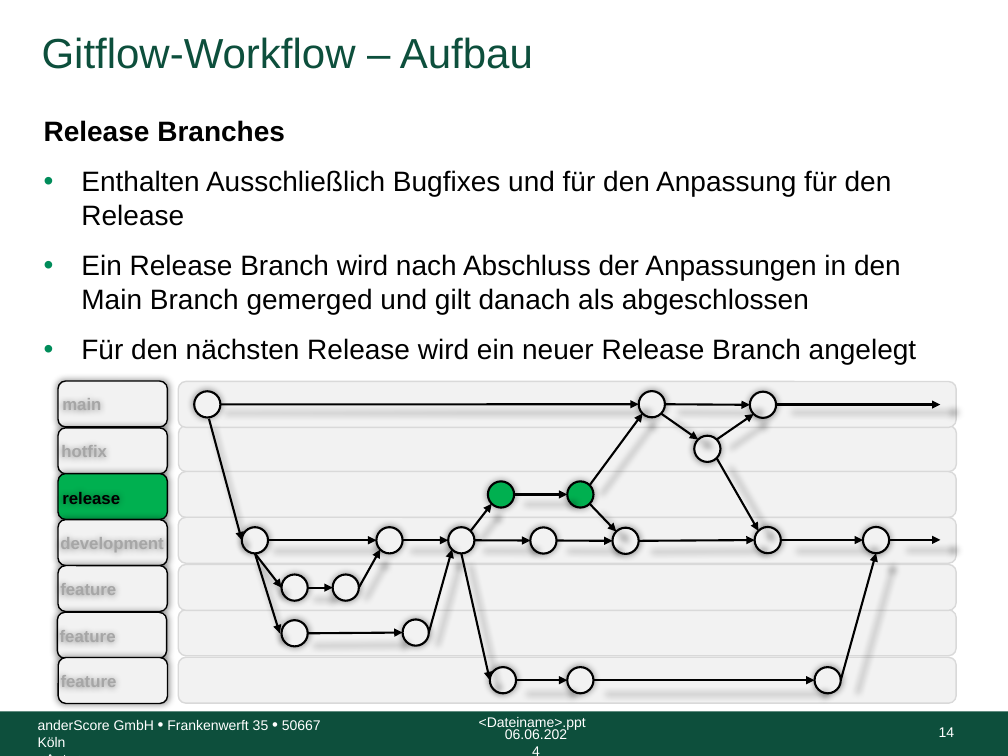
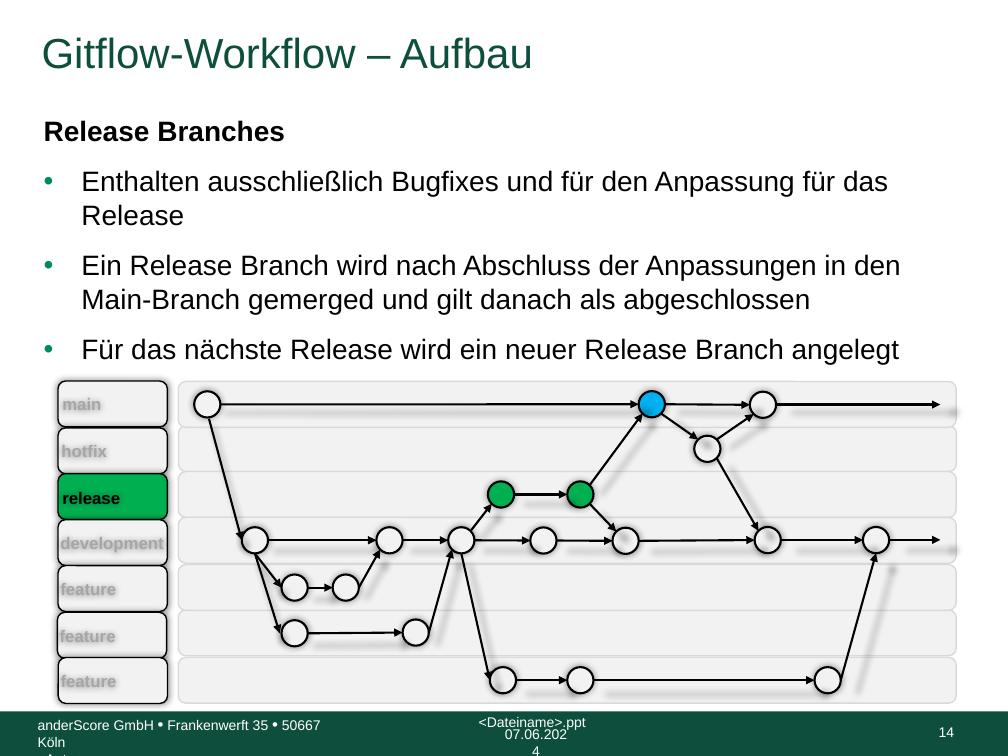
Before and after one commit to anderscore-gmbh/gitlab, a slide deck: slide 14 of slides/Tag-2_1-Gitflow-Workflow.pptx. Drawn at 1008x756 pixels with LibreOffice and Linux fonts; fonts in the diff are those of the drawing; background and template pictures are left out. Boxes give left, top, right and bottom in pixels: in the first picture for what was removed or moved away, otherwise in the second. Text is boxed around its words. In the diff, an @@ line names an element or a change of style, - is before the commit and + after.

Commit message:
Fix typos and slides

```diff
--- a/slides/Tag-2_1-Gitflow-Workflow.pptx
+++ b/slides/Tag-2_1-Gitflow-Workflow.pptx
@@ text at [81, 170, 901, 364]: text changed @@
-• Enthalten Ausschließlich Bugfixes und für den Anpassung für den Release
-• Ein Release Branch wird nach Abschluss der Anpassungen in den Main Branch gemerged und gilt danach als abgeschlossen
-• Für den nächsten Release wird ein neuer Release Branch angelegt
+• Enthalten ausschließlich Bugfixes und für den Anpassung für das Release
+• Ein Release Branch wird nach Abschluss der Anpassungen in den Main-Branch gemerged und gilt danach als abgeschlossen
+• Für das nächste Release wird ein neuer Release Branch angelegt
@@ ellipse at [639, 391, 665, 417]: fill #F2F2F2 to #00B0F0 @@
@@ text at [505, 729, 567, 739]: text changed @@
-06.06.2024
+07.06.2024
```
Also in this commit, not shown: 36 other slides changed.
